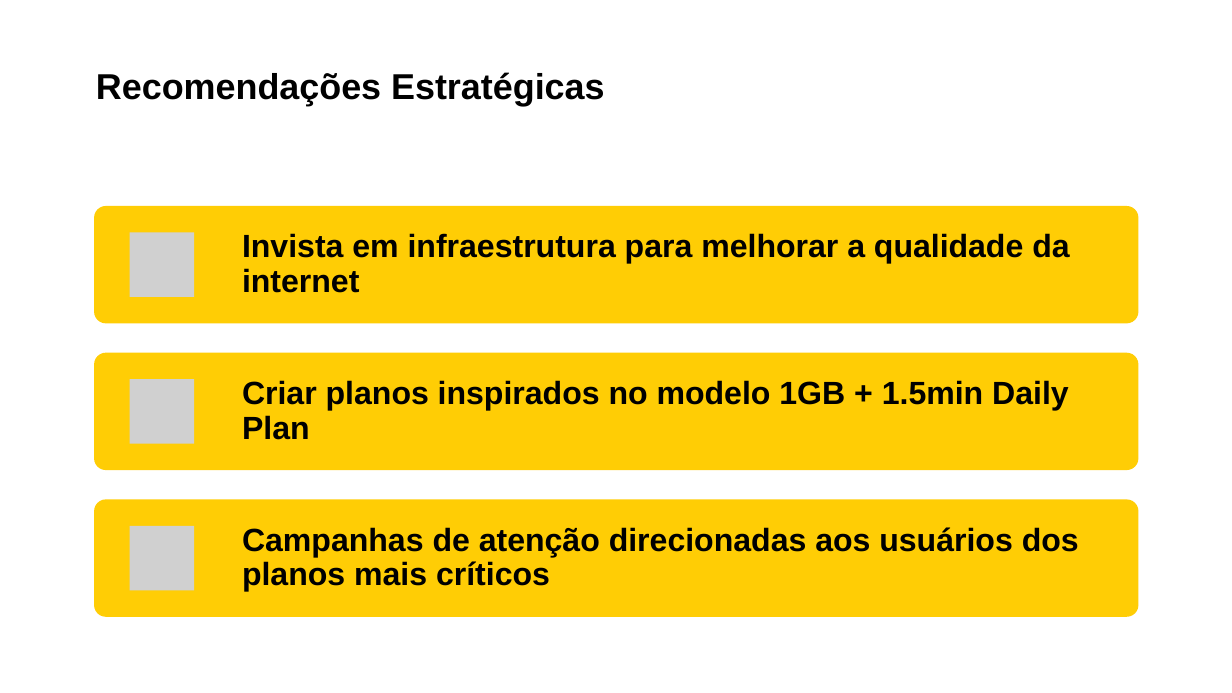
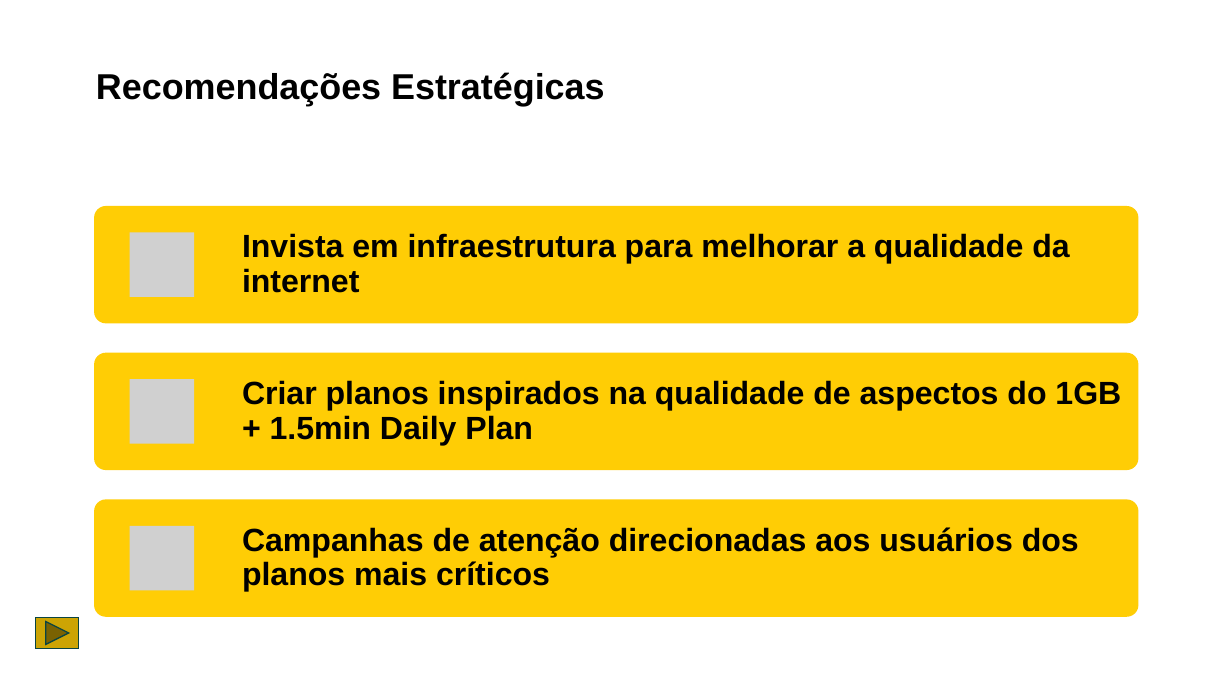
Before and after one commit to WillianMonteiro23/projetos-excel, a slide deck: slide 8 of projeto-03/MTN_Satisfaction_Retention_Analysis_Report.pptx (slide 6 before the commit). Drawn at 1232x693 pixels with LibreOffice and Linux fonts; fonts in the diff are those of the drawing; grey boxes stand for pictures. Boxes give left, top, right and bottom in pixels: in the first picture for what was removed or moved away, otherwise in the second. Text is boxed around its words. In the diff, an @@ line names an element or a change of style, - is before the commit and + after.

```diff
--- a/projeto-03/MTN_Satisfaction_Retention_Analysis_Report.pptx
+++ b/projeto-03/MTN_Satisfaction_Retention_Analysis_Report.pptx
@@ text at bbox=[242, 380, 1121, 445]: text changed @@
-Criar planos inspirados no modelo 1GB + 1.5min Daily Plan
+Criar planos inspirados na qualidade de aspectos do 1GB + 1.5min Daily Plan
@@ action button forward next added at bbox=[36, 618, 79, 649], fill #CCA404, outline #0A4443 1 pt @@
```
Also in this commit, not shown: 5 other slides changed, 2 slides added, 1 other file.
